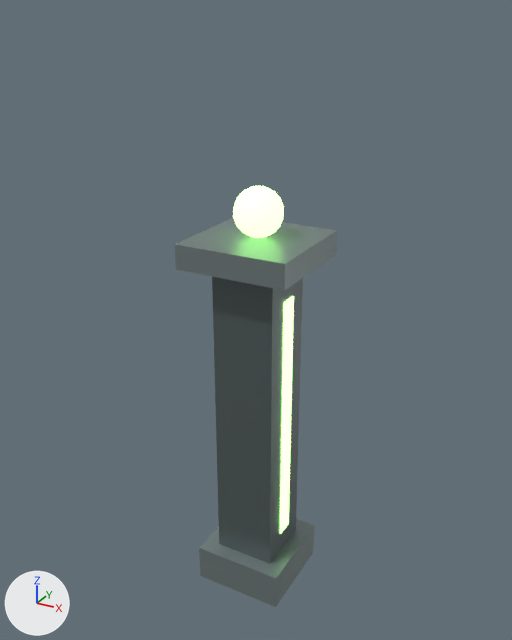
Before and after pictures for a commit that changed the FBX model Assets/Scenery/Props/fortress__pylon.fbx.
Rendered twice from a 50 mm lens placed at (3.83, -7.02, 7.35), pointed at (-0.07, 0.07, 3.8). Lighting does not change. The marker at lower left points along +X, +Y and +Z. The first picture is the older version. Where no turn or scale is listed for an object, it has been applied to the vertices.

The first picture shows 'fortress__pylon'.
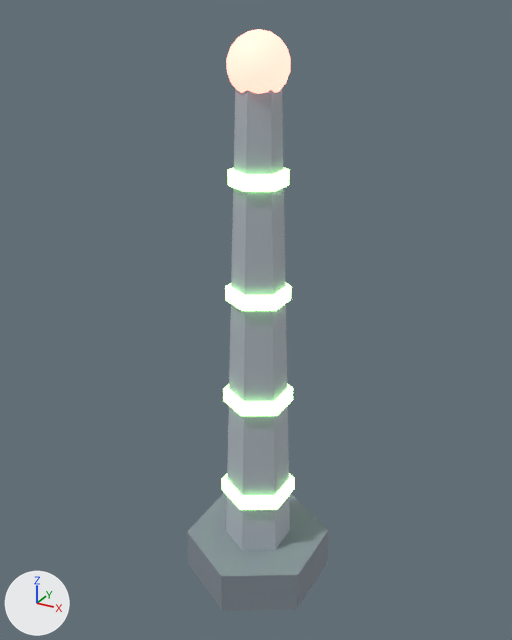
Pixel boxes (x1, y1, x2, y2) of what changed, in the pictures (512 x 640 px):
'fortress__pylon', reshaped, recoloured (12% narrower, 38% taller)
    before: (175, 186, 337, 607)
    after: (187, 29, 329, 611)
part 1 of me_box_002, added
    after: (187, 493, 329, 611)
part 2 of me_box_002, added
    after: (226, 88, 290, 550)
part 3 of me_box_002, added
    after: (221, 473, 295, 510)
part 4 of me_box_002, added
    after: (223, 383, 293, 416)
part 5 of me_box_002, added
    after: (225, 283, 292, 311)
part 6 of me_box_002, added
    after: (227, 167, 290, 192)
part 7 of me_box_002, added
    after: (226, 29, 291, 94)
part 8 of me_box_002, deleted
    before: (233, 186, 284, 238)
part 9 of me_box_002, deleted
    before: (199, 519, 314, 607)
part 10 of me_box_002, deleted
    before: (175, 217, 337, 291)
part 11 of me_box_002, deleted
    before: (212, 277, 303, 564)
part 12 of me_box_002, deleted
    before: (280, 296, 294, 534)

The change in detail:
Material 'FortLight' (mat_fortlight) is new.
Its base color is (0.45, 0.5, 0.55) (light grey #b3bcc4).
Its roughness is 0.6.
Material 'FortArmor' (mat_fortarmor) is new.
Its base color is (0.24, 0.28, 0.32) (grey #869099).
Its roughness is 0.6.
Material 'GlowFortGreen' (mat_glowfortgreen) is new.
Its base color is (0.4, 1.0, 0.3) (green #aaff95).
Its roughness is 0.6.
Its emission color is (0.4, 1.0, 0.3) (green #aaff95).
Its emission strength is 3.0.
Material 'GlowFortRed' (mat_glowfortred) is new.
Its base color is (1.0, 0.25, 0.2) (red #ff897c).
Its roughness is 0.6.
Its emission color is (1.0, 0.25, 0.2) (red #ff897c).
Its emission strength is 3.0.
me_box_002 is used by ob_fortress__pylon; location (0.0, 0.0, 0.0).
me_box_002 had 154 vertices, 156 faces and spanned x -0.7..0.7, y -0.7..0.7, z 0.0..5.5.
me_box_002 no longer uses material mat_fortplate (grey #818e8e).
me_box_002 no longer uses material mat_forthull (dark grey #616c6c).
me_box_002 no longer uses material mat_glowlime (green #aaff89, glowing green #aaff89).
me_box_002 now has 186 vertices, 174 faces and spans x -0.87..0.87, y -1.0..1.0, z 0.0..7.15.
me_box_002 part 1: a new loose piece, a 6-sided cylinder along z spanning x -0.87..0.87, y -1.0..1.0, z 0.0..0.6, in mat_fortarmor (grey #869099).
me_box_002 part 2: a new loose piece, a 6-sided cut cone along z (radius 0.45 at the low end, 0.25 at the high end) spanning x -0.39..0.39, y -0.45..0.45, z 0.6..6.6, in mat_fortlight (light grey #b3bcc4).
me_box_002 part 3: a new loose piece, a 6-sided cylinder along z spanning x -0.43..0.43, y -0.5..0.5, z 1.31..1.49, in mat_glowfortgreen (green #aaff95, glowing green #aaff95).
me_box_002 part 4: a new loose piece, a 6-sided cylinder along z spanning x -0.39..0.39, y -0.45..0.45, z 2.71..2.89, in mat_glowfortgreen (green #aaff95, glowing green #aaff95).
me_box_002 part 5: a new loose piece, a 6-sided cylinder along z spanning x -0.35..0.35, y -0.4..0.4, z 4.11..4.29, in mat_glowfortgreen (green #aaff95, glowing green #aaff95).
me_box_002 part 6: a new loose piece, a 6-sided cylinder along z spanning x -0.3..0.3, y -0.35..0.35, z 5.51..5.69, in mat_glowfortgreen (green #aaff95, glowing green #aaff95).
me_box_002 part 7: a new loose piece, a UV sphere (14 segments, 9 rings, poles along z) spanning x -0.34..0.34, y -0.34..0.34, z 6.45..7.15, in mat_glowfortred (red #ff897c, glowing red #ff897c).
me_box_002 part 8: the loose piece of 114 vertices spanning x -0.29..0.29, y -0.3..0.3, z 4.9..5.5 is deleted.
me_box_002 part 9: the loose piece of 8 vertices spanning x -0.6..0.6, y -0.6..0.6, z 0.0..0.5 is deleted.
me_box_002 part 10: the loose piece of 8 vertices spanning x -0.7..0.7, y -0.7..0.7, z 4.6..4.9 is deleted.
me_box_002 part 11: the loose piece of 8 vertices spanning x -0.4..0.4, y -0.4..0.4, z 0.5..4.6 is deleted.
me_box_002 part 12: the loose piece of 8 vertices spanning x 0.4..0.42, y -0.12..0.12, z 0.8..4.2 is deleted.
Other edits to the shape of me_box_002 do not show in these pictures.
me_box_002 gains material mat_fortarmor (grey #869099).
me_box_002 gains material mat_fortlight (light grey #b3bcc4).
me_box_002 gains material mat_glowfortgreen (green #aaff95, glowing green #aaff95).
me_box_002 gains material mat_glowfortred (red #ff897c, glowing red #ff897c).
